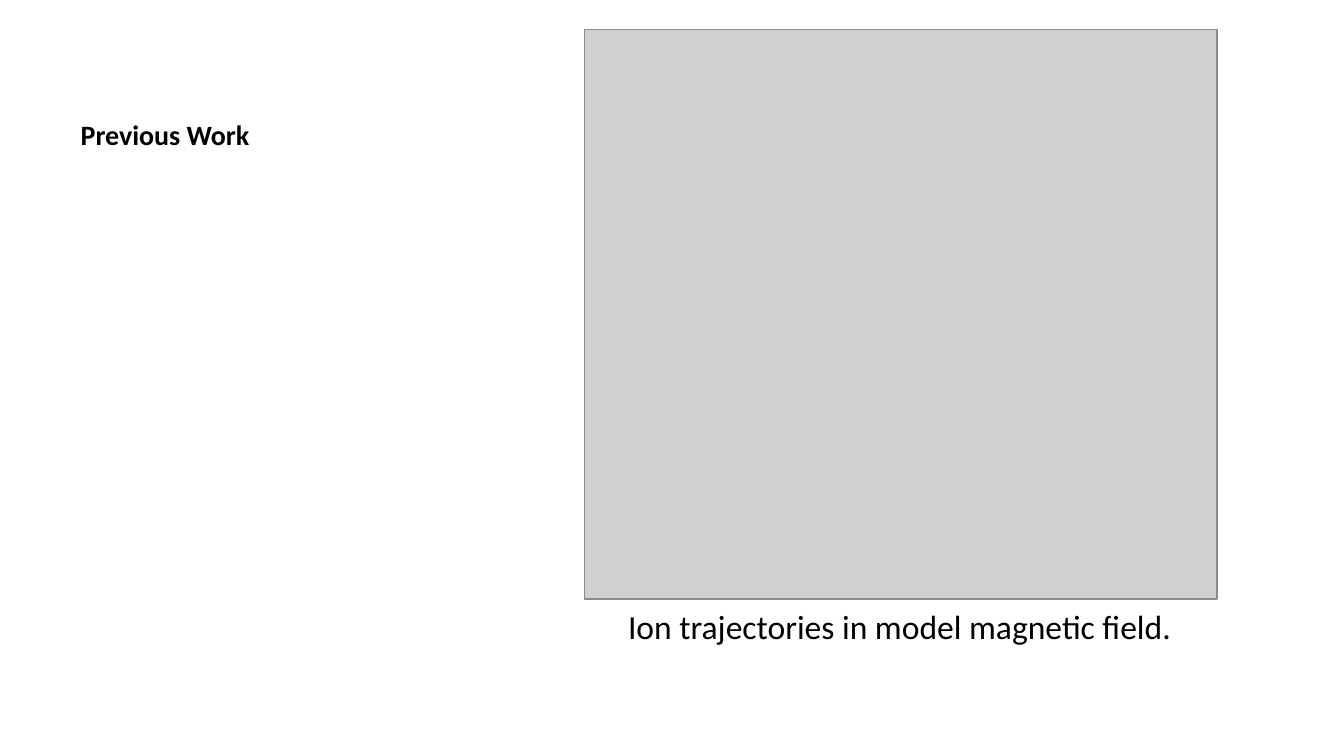
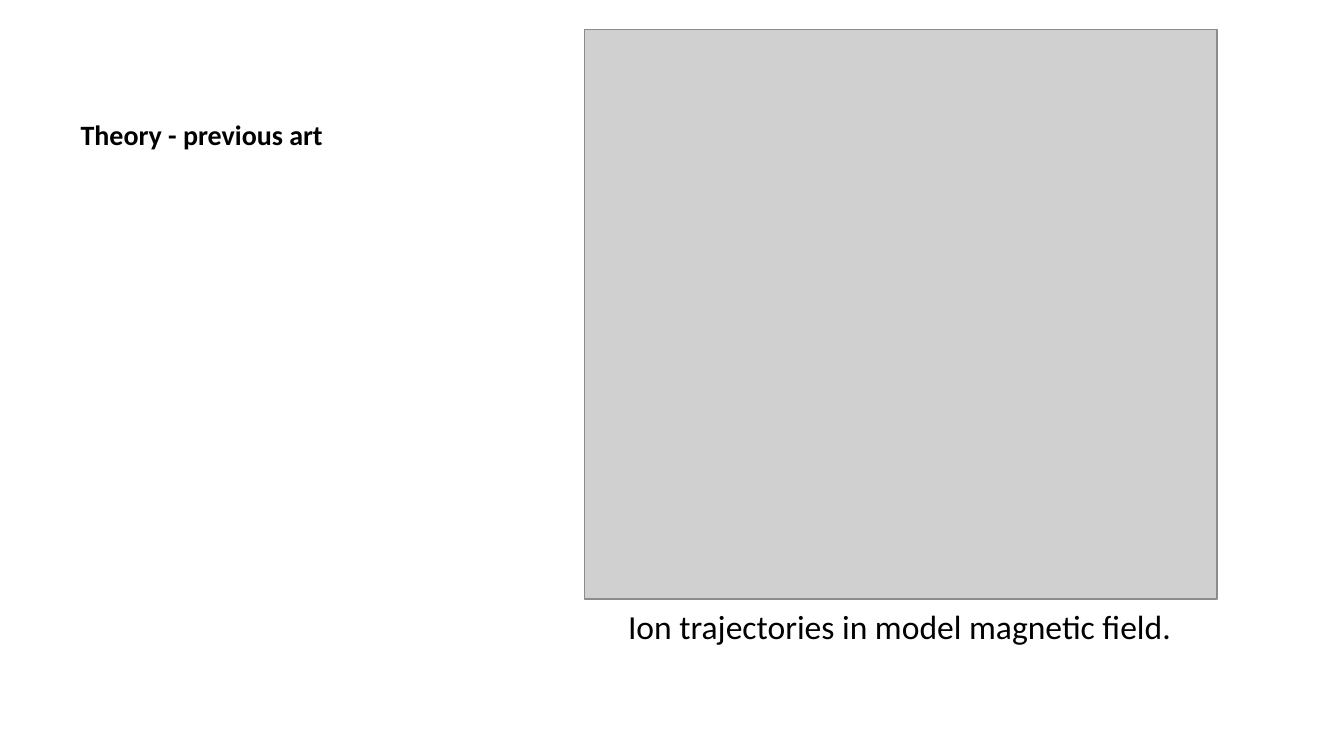
Before and after one commit to Beforerr/cs_theory, a slide deck: slide 7 of presentations/index.pptx (slide 5 before the commit). Drawn at 1344x756 pixels with LibreOffice and Linux fonts; fonts in the diff are those of the drawing; grey boxes stand for pictures. Boxes give left, top, right and bottom in pixels: in the first picture for what was removed or moved away, otherwise in the second. Text is boxed around its words. In the diff, an @@ line names an element or a change of style, - is before the commit and + after.

```diff
--- a/presentations/index.pptx
+++ b/presentations/index.pptx
@@ title at (81,125,322,150): text changed @@
-Previous Work
+Theory - previous art
```
Also in this commit, not shown: 5 other slides changed, 21 slides added, 4 slides removed, 4 other files.
